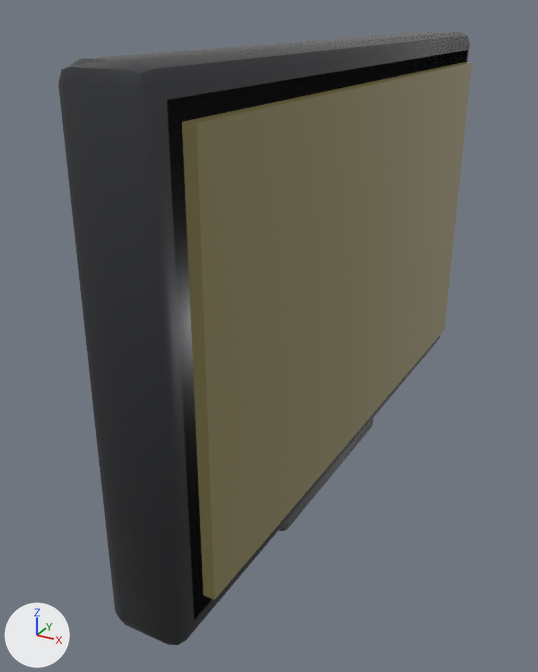
The glTF model models/acc_sensor_panel.glb: old version first, new version second.
One viewpoint serves both versions: a 50 mm lens placed at (0.489, -0.98, 0.378), pointed at (-0.02, -0.054, -0.085). Arrows for +X, +Y and +Z are at lower left; the lights stay in place. The older version comes first. Vertices at exactly the same position are counted once.

In view in the first picture: 'Acc_SensorPanel', 'LCD_SensorPanel'.
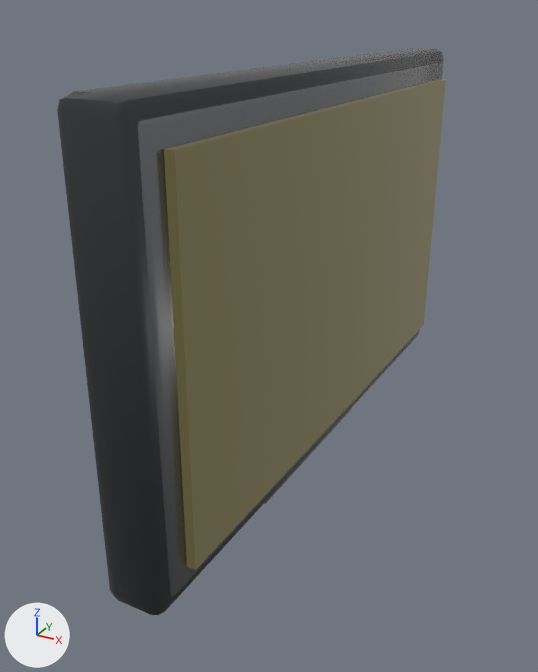
Scene script edits in JSON lines:
```json
{"block": "me_cube_928", "where": "# used by ob_acc_sensorpanel; location = (0.058, 0.0, 0.03)"}
{"op": "remove", "block": "me_cube_928", "code": "me_cube_928.from_pydata(...)  # 168 vertices, 324 faces; spans x -0.18..0.05, y -0.49..0.49, z -0.37..0.31"}
{"op": "add", "block": "me_cube_928", "code": "me_cube_928.from_pydata(...)  # 168 vertices, 324 faces; spans x -0.11..0.044, y -0.47..0.47, z -0.333..0.29"}
{"block": "me_cube_928", "change": "me_cube_928 part 1: the loose piece of 56 vertices spanning x -0.18..0.02, y -0.18..0.18, z -0.37..-0.31 is scaled about its middle by (0.588, 0.949, 0.74), then moved by (0.03, 0.0, 0.03)"}
{"block": "me_cube_928", "change": "me_cube_928 part 2: 112 of 168 vertices moved; they spanned x -0.05..0.05, y -0.49..0.49, z -0.31..0.31 and now span x -0.04..0.044, y -0.47..0.47, z -0.29..0.29; mean shift (0.006, 0.0, 0.0); largest move (-0.006, -0.466, -0.286) -> (0.023, -0.447, -0.267)"}
{"block": "me_cube_930", "where": "# used by ob_lcd_sensorpanel; location = (0.113, 0.0, 0.03)"}
{"op": "remove", "block": "me_cube_930", "code": "me_cube_930.from_pydata(...)  # 8 vertices, 12 faces; spans x -0.01..0.01, y -0.44..0.44, z -0.26..0.26"}
{"op": "add", "block": "me_cube_930", "code": "me_cube_930.from_pydata(...)  # 8 vertices, 12 faces; spans x -0.006..0.006, y -0.42..0.42, z -0.24..0.24"}
{"block": "me_cube_930", "change": "me_cube_930 part 3: the whole mesh is scaled about its middle by (0.6, 0.955, 0.923)"}
{"op": "set", "path": "ob_acc_sensorpanel.location", "old": "(0.058, 0.0, 0.03)", "new": "(0.026, 0.0, 0.021)"}
{"op": "set", "path": "ob_lcd_sensorpanel.location", "old": "(0.113, 0.0, 0.03)", "new": "(0.078, 0.0, 0.021)"}
```

Where the change shows, as pixel boxes [x1, y1, x2, y2] in the pictures (538 x 672 px; the box of a moved part takes in the faces that stretch with it):
```json
{"object": "LCD_SensorPanel", "change": "moved, rescaled", "before": [182, 62, 472, 600], "after": [164, 79, 446, 570], "on screen": "9% shorter"}
{"object": "Acc_SensorPanel", "change": "reshaped, moved", "before": [58, 31, 470, 645], "after": [57, 48, 444, 615], "on screen": "6% narrower, 8% shorter"}
{"part": 1, "of": "me_cube_928", "change": "moved or reshaped", "before": [279, 419, 373, 531], "after": [264, 409, 351, 504], "on screen": "mostly hidden"}
{"part": 2, "of": "me_cube_928", "change": "moved or reshaped", "before": [58, 31, 470, 645], "after": [57, 48, 444, 615]}
```
